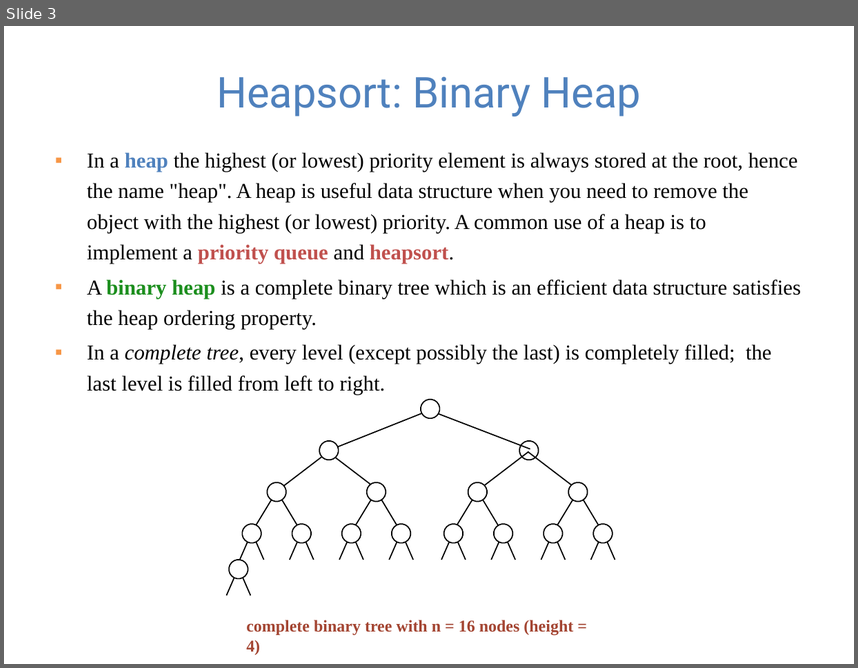
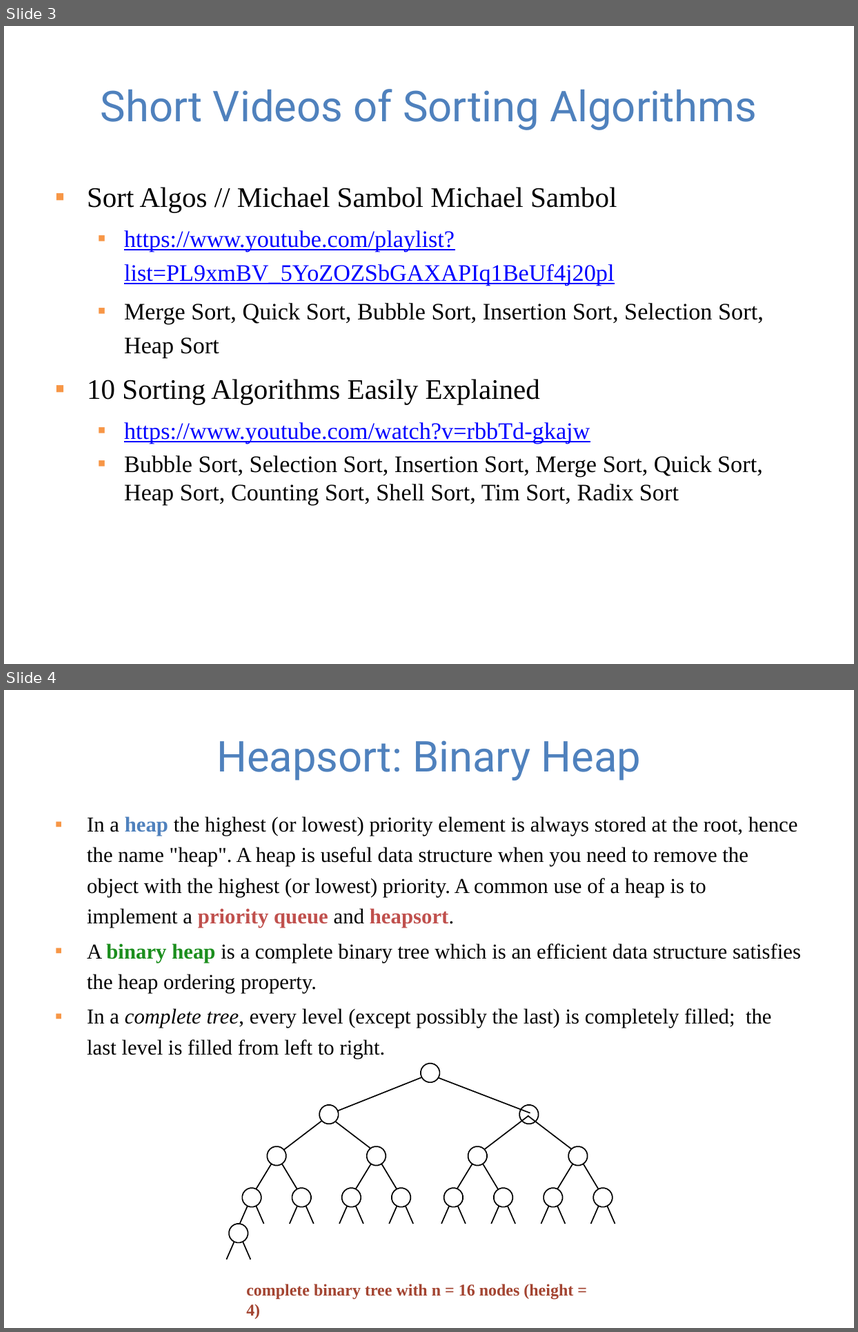
Before and after one commit to guhofstra/CSC111Fa25, a slide deck: PPTs/Lecture 13-sorting algorithms.pptx. Shown one above the other, each under a label of ours: slide 3 before the commit, slides 3 and 4 after it. The pictures are 858x668 and 858x1332 pixels, drawn with LibreOffice and Linux fonts; fonts in the diff are those of the drawing. Boxes give left, top, right and bottom in pixels: in the first picture for what was removed or moved away, otherwise in the second. Text is boxed around its words. In the diff, an @@ line names an element or a change of style, - is before the commit and + after.

```diff
--- a/PPTs/Lecture 13-sorting algorithms.pptx
+++ b/PPTs/Lecture 13-sorting algorithms.pptx
@@ slide 3 added at <box>4,26,854,664</box>, background #FFFFFF @@
@@ title added at <box>101,89,757,130</box>, 36 pt, text #4F81BD @@
+Short Videos of Sorting Algorithms
@@ text added at <box>87,187,764,505</box>, 20 pt, text #000000 @@
+▪ Sort Algos // Michael Sambol Michael Sambol
+  ▪ https://www.youtube.com/playlist?list=PL9xmBV_5YoZOZSbGAXAPIq1BeUf4j20pl
+  ▪ Merge Sort, Quick Sort, Bubble Sort, Insertion Sort, Selection Sort, Heap Sort
+▪ 10 Sorting Algorithms Easily Explained
+  ▪ https://www.youtube.com/watch?v=rbbTd-gkajw
+  ▪ Bubble Sort, Selection Sort, Insertion Sort, Merge Sort, Quick Sort, Heap Sort, Counting Sort, Shell Sort, Tim Sort, Radix Sort
@@ what was slide 3 is now slide 4 @@
```
Also in this commit, not shown: 5 slides changed, 2 other files.
